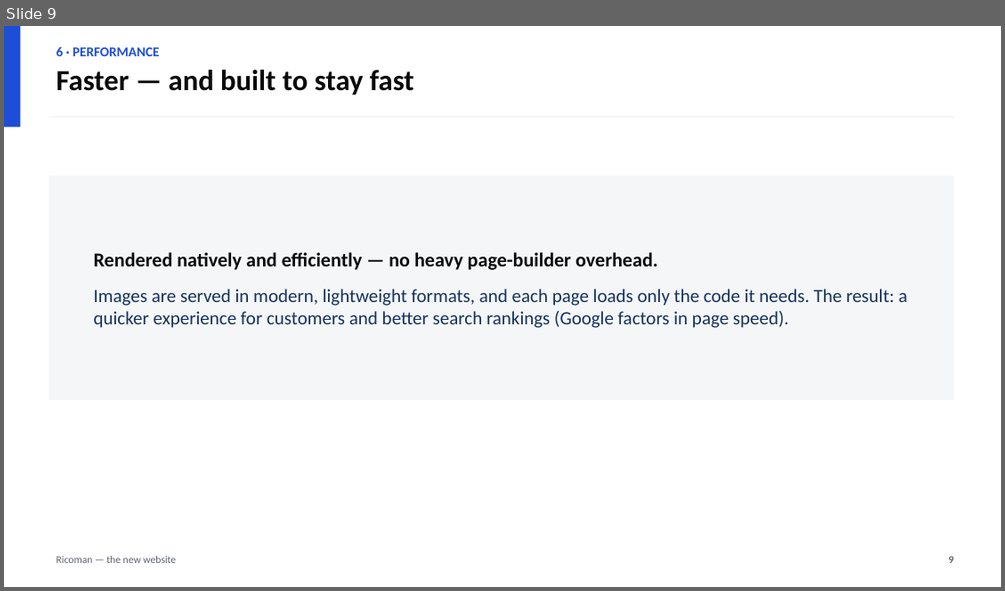
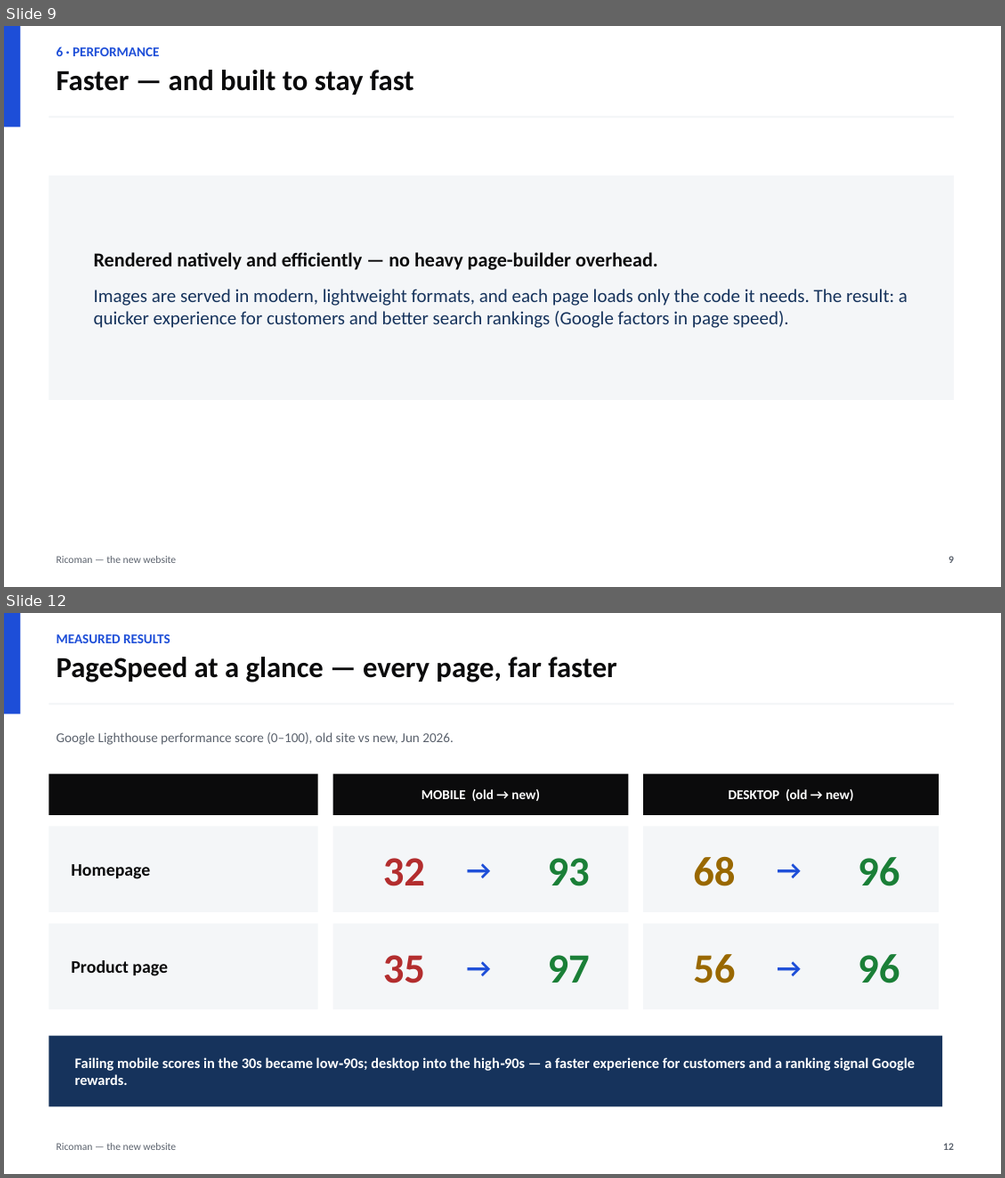
Before and after one commit to rgreen-ops/revise, a slide deck: docs/Ricoman-New-Website.pptx. Shown one above the other, each under a label of ours: slide 9 before the commit, slides 9 and 12 after it; the slides between them are not shown. The pictures are 1005x591 and 1005x1178 pixels, drawn with LibreOffice and Linux fonts; fonts in the diff are those of the drawing. Boxes give left, top, right and bottom in pixels: in the first picture for what was removed or moved away, otherwise in the second. Text is boxed around its words. In the diff, an @@ line names an element or a change of style, - is before the commit and + after.

```diff
--- a/docs/Ricoman-New-Website.pptx
+++ b/docs/Ricoman-New-Website.pptx
@@ slide 12 added at (4, 613, 1001, 1174), background #FFFFFF @@
@@ rectangle added at (4, 613, 20, 714), fill #1D4ED8 @@
@@ text added at (57, 634, 617, 682), 28 pt, text #0B0B0C, bold @@
+MEASURED RESULTS
+PageSpeed at a glance — every page, far faster
@@ rectangle added at (48, 703, 954, 705), fill #F4F6F8 @@
@@ text added at (57, 732, 453, 745), 13 pt, text #5B626D @@
+Google Lighthouse performance score (0–100), old site vs new, Jun 2026.
@@ rectangle added at (48, 774, 318, 815), fill #0B0B0C @@
@@ rectangle added at (333, 774, 629, 815), fill #0B0B0C @@
@@ text added at (421, 789, 540, 801), 13 pt, text #FFFFFF, bold @@
+MOBILE (old → new)
@@ rectangle added at (643, 774, 938, 815), fill #0B0B0C @@
@@ text added at (728, 789, 854, 801), 13 pt, text #FFFFFF, bold @@
+DESKTOP (old → new)
@@ rectangle added at (48, 826, 318, 912), fill #F4F6F8 @@
@@ rectangle added at (333, 826, 629, 912), fill #F4F6F8 @@
@@ text added at (442, 826, 517, 912), 26 pt, text #1D4ED8, bold @@
+→
@@ rectangle added at (643, 826, 938, 912), fill #F4F6F8 @@
@@ text added at (752, 826, 826, 912), 26 pt, text #1D4ED8, bold @@
+→
@@ text added at (71, 864, 150, 879), 17 pt, text #0B0B0C, bold @@
+Homepage
@@ text added at (383, 858, 425, 886), 40 pt, text #B32D2E, bold @@
+32
@@ text added at (548, 858, 590, 886), 40 pt, text #1A7F37, bold @@
+93
@@ text added at (693, 856, 735, 886), 40 pt, text #996800, bold @@
+68
@@ text added at (858, 857, 899, 886), 40 pt, text #1A7F37, bold @@
+96
@@ rectangle added at (48, 924, 318, 1009), fill #F4F6F8 @@
@@ rectangle added at (333, 924, 629, 1009), fill #F4F6F8 @@
@@ text added at (442, 924, 517, 1009), 26 pt, text #1D4ED8, bold @@
+→
@@ rectangle added at (643, 924, 938, 1009), fill #F4F6F8 @@
@@ text added at (752, 924, 826, 1009), 26 pt, text #1D4ED8, bold @@
+→
@@ text added at (383, 955, 425, 983), 40 pt, text #B32D2E, bold @@
+35
@@ text added at (548, 955, 590, 982), 40 pt, text #1A7F37, bold @@
+97
@@ text added at (693, 954, 735, 983), 40 pt, text #996800, bold @@
+56
@@ text added at (858, 954, 899, 983), 40 pt, text #1A7F37, bold @@
+96
@@ text added at (71, 960, 168, 976), 17 pt, text #0B0B0C, bold @@
+Product page
@@ rectangle added at (48, 1036, 942, 1107), fill #16335C @@
@@ text added at (75, 1057, 914, 1085), 14 pt, text #FFFFFF, bold @@
+Failing mobile scores in the 30s became low‑90s; desktop into the high‑90s — a faster experience for customers and a ranking signal Google rewards.
@@ text added at (57, 1143, 176, 1150), 10 pt, text #5B626D @@
+Ricoman — the new website
@@ text added at (943, 1143, 954, 1150), 10 pt, text #5B626D, bold @@
+12
```
Also in this commit, not shown: 4 slides changed, 1 other slide added, 5 other files.
